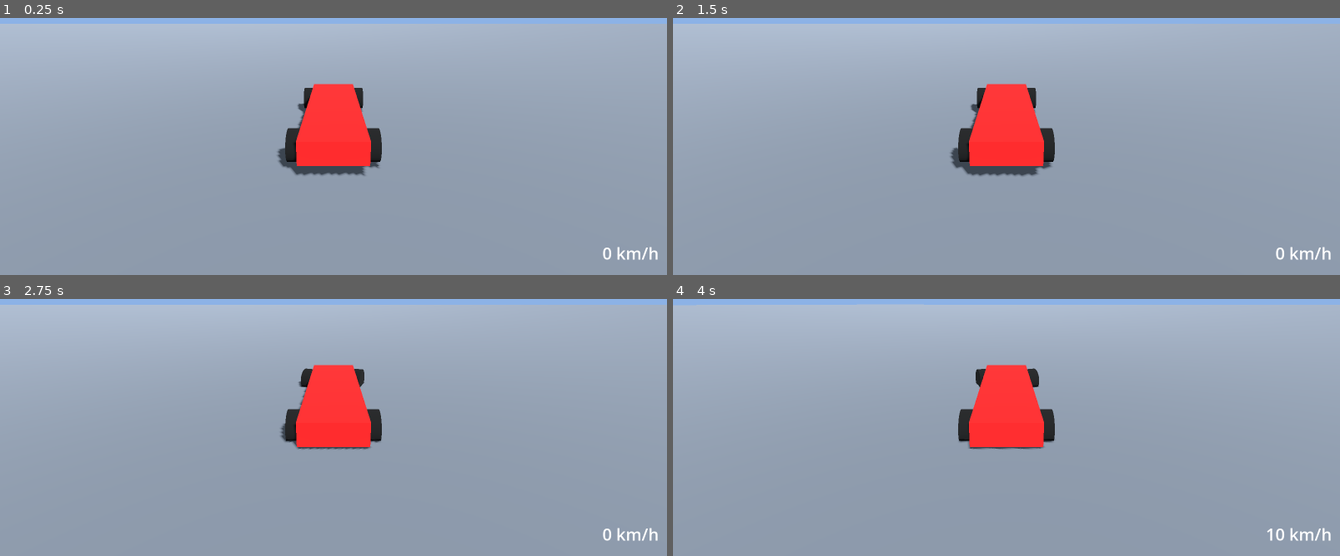
Above: before the commit, frames 1-4 (two rows, left to right).
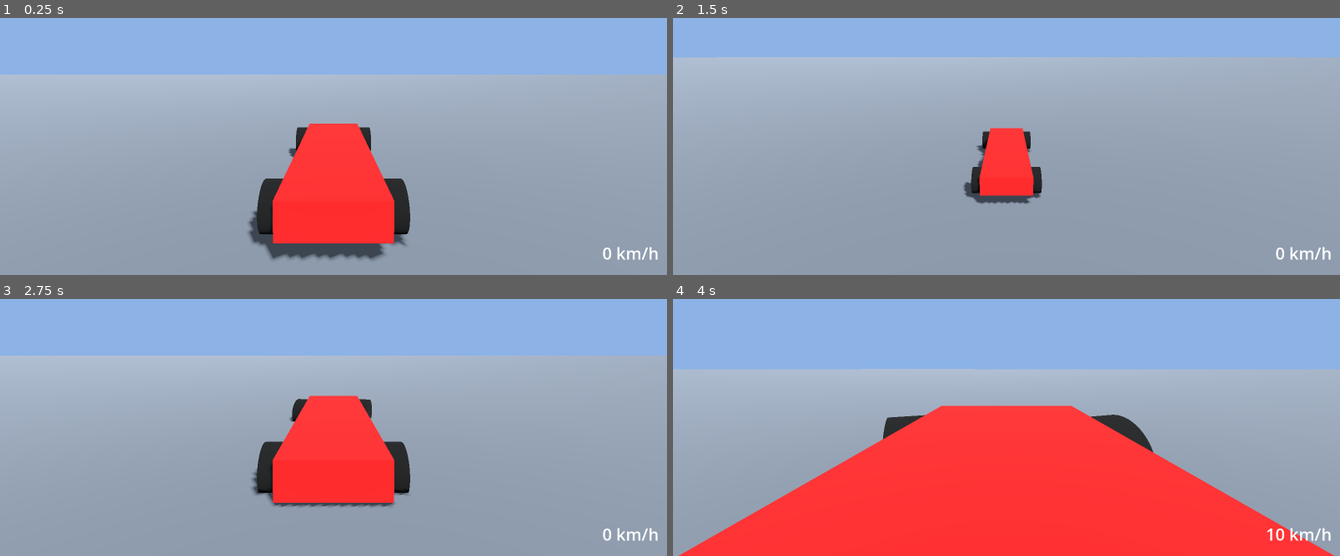
Above: after the commit, the same moments.

Repository: YannickDurindel/fun
Game: Godot game, scene res://scenes/main.tscn
Same seed, same stepped clock (60 frames per second), same inputs: the game is played once before the commit and once after it.
Inputs:
- Up to frame 1 (0.25 s): no input
- Up to frame 2 (1.5 s): tap Enter at 0.5 s; hold Right (steer_right) 0.53-1.28 s; tap 1 (camera_1) at 0.6 s; tap 2 (camera_2) at 0.8, 1.35 s; tap Backspace (respawn) at 1.25 s; hold Down (brake) from 1.28 s (still down)
- Up to frame 3 (2.75 s): tap 3 (camera_3) at 1.55, 2.1 s; tap Backspace (respawn) at 2 s; release Down (brake) at 2.03 s; hold Right (steer_right) from 2.03 s (still down); tap 1 (camera_1) at 2.3 s
- Up to frame 4 (4 s): release Right (steer_right) at 2.78 s; hold Up (accelerate) 2.78-3.53 s; tap 1 (camera_1) at 2.85 s; tap 2 (camera_2) at 3.05, 3.6 s; hold Left (steer_left) from 3.53 s (still down); tap 3 (camera_3) at 3.8 s

The runs differ from the first frame. In frame 1, 29% of the frame differs, in the area x 0-100%, y 2-95%; in frame 2, 17%; in frame 3, 27%; in frame 4, 60%, in the area x 0-100%, y 2-100%.

Commit message:
Chase camera: Trackmania-style Cam 1/2/3 with jitter-free follow
- Cam 1 low chase, Cam 2 high chase, Cam 3 rigid cockpit at local (0, 0.75, 0.2);
  keys 1/2/3 switch instantly (set_mode), --camera=N dev flag.
- Heading follow via closed-form critically damped yaw spring (~0.14 s), blending
  towards the velocity heading as slip grows (wide drift framing); level horizon,
  gentle slope follow, damped height, ground clearance raycast.
- FOV 70 -> 88 deg ease-out up to 500 km/h, slight speed pull-back, optional
  subtle high-speed shake.
- Updates in _process using the engine-interpolated car transform (turns on
  physics interpolation at instancing time) so the car and world are both
  smooth at 30..144 fps with 240 Hz physics; snaps instantly on respawn.
- tests/test_camera.gd: behind/above/distance bounds, FOV vs speed, mode
  offsets, respawn snap with no swoop.

Co-Authored-By: Claude Opus 5.5 <noreply@anthropic.com>

Diff:
--- a/scripts/camera/chase_camera.gd
+++ b/scripts/camera/chase_camera.gd
@@ -1,16 +1,315 @@
 extends Camera3D
-## STUB chase camera. Follows the node at `target_path` (a Car).
-
+## Trackmania-style camera rig for the node at `target_path` (normally a Car).
+##   Mode 1 (key 1): low, close chase cam (default).
+##   Mode 2 (key 2): high, far chase cam.
+##   Mode 3 (key 3): cockpit cam, rigidly attached to the car.
+## Chase modes follow the car's horizontal heading through a critically damped
+## spring, blending towards the velocity heading while the car slides, keep the
+## horizon level, damp height changes and widen the FOV with speed.
+##
+## Jitter-free: physics runs at 240 Hz but rendering at 30..144+ Hz, so a frame
+## sees 0, 1 or 2 physics steps. The camera updates in _process and follows the
+## car's *render-time* transform, which must match what the car mesh is drawn
+## at, otherwise the car shakes on screen. Engine physics interpolation provides
+## exactly that (car mesh and camera target both interpolated between ticks), so
+## by default this camera switches SceneTree.physics_interpolation on (see
+## `enable_physics_interpolation`; ideally also set in project.godot). With it
+## off, the camera tracks the raw physics transform so the car stays steady.
+## All filters are frame-rate independent (closed-form springs / exp decay).
+##
+## Dev flag: --camera=N picks the starting mode (1..3).
+
+enum Mode { CHASE_LOW = 1, CHASE_HIGH = 2, COCKPIT = 3 }
+
+## Car (or any Node3D) to follow. main.tscn sets this; keep the name.
 @export var target_path: NodePath
+@export var mode: Mode = Mode.CHASE_LOW
+## Turns on engine physics interpolation (SceneTree-wide) so the car mesh and the
+## camera are both drawn at the interpolated render-time state. Strongly recommended.
+@export var enable_physics_interpolation: bool = true
+
+@export_group("Chase low (Cam 1)")
+@export var low_distance: float = 5.4      ## metres behind the car origin
+@export var low_height: float = 1.55       ## metres above the car origin
+@export var low_look_height: float = 0.9   ## look-at point height above car origin
+@export var low_look_ahead: float = 7.0    ## look-at point distance ahead of car origin
+
+@export_group("Chase high (Cam 2)")
+@export var high_distance: float = 9.0
+@export var high_height: float = 3.3
+@export var high_look_height: float = 0.8
+@export var high_look_ahead: float = 12.0
+
+@export_group("Cockpit (Cam 3)")
+@export var cockpit_offset: Vector3 = Vector3(0.0, 0.75, 0.2)
+
+@export_group("Follow dynamics")
+## Time constant (s) of the critically damped yaw spring.
+@export var yaw_lag: float = 0.14
+## Time constant (s) of the height spring (bumps / landings).
+@export var height_lag: float = 0.22
+## Time constant (s) of the slope pitch follow.
+@export var pitch_lag: float = 0.35
+## Fraction of the car's pitch (slopes) applied to the boom.
+@export_range(0.0, 1.0) var slope_follow: float = 0.45
+## How far the heading blends towards the velocity direction when sliding (0..1).
+@export_range(0.0, 1.0) var drift_follow: float = 0.75
+## Slip angle (deg) at which the velocity blend starts / is fully applied.
+@export var drift_slip_start_deg: float = 4.0
+@export var drift_slip_full_deg: float = 30.0
+## Extra pull-back (m) at top speed, gives a sense of acceleration.
+@export var speed_pullback: float = 0.6
+
+@export_group("Field of view")
+@export var fov_rest: float = 70.0
+@export var fov_max: float = 88.0
+@export var fov_max_speed_kmh: float = 500.0
+@export var fov_lag: float = 0.25
+@export var cockpit_fov_rest: float = 75.0
+@export var cockpit_fov_max: float = 92.0
+
+@export_group("Shake")
+@export var shake_enabled: bool = true
+## Positional amplitude (m) at shake_full_kmh. Very subtle by design.
+@export var shake_amplitude: float = 0.012
+@export var shake_start_kmh: float = 250.0
+@export var shake_full_kmh: float = 550.0
+
+@export_group("Ground")
+## Minimum clearance above the ground under the camera.
+@export var min_ground_clearance: float = 0.45
 
 var _target: Node3D
 
+# Spring states.
+var _yaw: float = 0.0
+var _yaw_vel: float = 0.0
+var _pivot_y: float = 0.0
+var _pivot_y_vel: float = 0.0
+var _pitch: float = 0.0
+var _pitch_vel: float = 0.0
+var _speed_kmh: float = 0.0
+var _initialized: bool = false
+# After a snap, the engine's interpolated transform can still be the pre-teleport
+# one until a full physics tick has passed, so follow the live transform until then.
+var _live_target_ticks: int = 2
+var _time: float = 0.0
+
+# Ground height under the camera, sampled in _physics_process (safe for the space state).
+var _ground_y: float = -INF
+var _ground_dirty: bool = true
+
+func _init() -> void:
+	# Exported values are not applied yet in _init, so this reads the script default;
+	# it runs while main.tscn is being instanced, i.e. before any of its nodes enter
+	# the tree. Turning interpolation on later (in _ready) leaves already-registered
+	# render instances (e.g. the sun) with broken transforms, a Godot quirk.
+	# Prefer setting physics/common/physics_interpolation=true in project.godot.
+	var tree := Engine.get_main_loop() as SceneTree
+	if enable_physics_interpolation and tree and not tree.physics_interpolation:
+		tree.physics_interpolation = true
+
 func _ready() -> void:
-	_target = get_node_or_null(target_path) as Node3D
-
-func _process(_delta: float) -> void:
-	if _target == null:
+	# This node is moved in _process; never let engine physics interpolation touch it.
+	physics_interpolation_mode = Node.PHYSICS_INTERPOLATION_MODE_OFF
+	for arg: String in OS.get_cmdline_user_args() + OS.get_cmdline_args():
+		if arg.begins_with("--camera="):
+			var n := int(arg.get_slice("=", 1))
+			if n >= 1 and n <= 3:
+				mode = n as Mode
+	set_target(get_node_or_null(target_path) as Node3D)
+
+func set_target(t: Node3D) -> void:
+	if is_instance_valid(_target) and _target.has_signal("respawned") and _target.is_connected("respawned", _on_target_respawned):
+		_target.disconnect("respawned", _on_target_respawned)
+	_target = t
+	if _target and _target.has_signal("respawned"):
+		_target.connect("respawned", _on_target_respawned)
+	snap()
+
+## Switches camera mode instantly (no blend).
+func set_mode(m: int) -> void:
+	mode = clampi(m, 1, 3) as Mode
+	snap()
+
+## Resets all filters so the camera jumps straight to its resting pose.
+func snap() -> void:
+	_initialized = false
+	_live_target_ticks = 2
+	_ground_y = -INF
+	_ground_dirty = true
+	if is_inside_tree() and _target and _target.is_inside_tree():
+		_update(0.0)
+
+func _on_target_respawned() -> void:
+	# A teleport must not be interpolated from the old position (no swoop).
+	_target.reset_physics_interpolation()
+	snap()
+
+func _physics_process(_delta: float) -> void:
+	_live_target_ticks = maxi(_live_target_ticks - 1, 0)
+	if not is_instance_valid(_target):
 		return
-	var t := _target.global_transform
-	global_position = t.origin + t.basis.z * 7.0 + Vector3.UP * 2.5
-	look_at(t.origin + Vector3.UP * 0.8, Vector3.UP)
+	# One ground probe per rendered frame is plenty; cockpit mode does not need it.
+	if _ground_dirty and mode != Mode.COCKPIT:
+		_ground_dirty = false
+		_sample_ground()
+
+func _process(delta: float) -> void:
+	if Input.is_action_just_pressed("camera_1"):
+		set_mode(Mode.CHASE_LOW)
+	elif Input.is_action_just_pressed("camera_2"):
+		set_mode(Mode.CHASE_HIGH)
+	elif Input.is_action_just_pressed("camera_3"):
+		set_mode(Mode.COCKPIT)
+	if not is_instance_valid(_target):
+		return
+	_update(delta)
+	_ground_dirty = true
+
+## Car transform at render time (what the car mesh is drawn at this frame).
+func _target_transform() -> Transform3D:
+	if _live_target_ticks == 0 and get_tree().physics_interpolation and _target.is_physics_interpolated():
+		return _target.get_global_transform_interpolated()
+	return _target.global_transform
+
+func _target_velocity() -> Vector3:
+	if _target is RigidBody3D:
+		return (_target as RigidBody3D).linear_velocity
+	if _target is CharacterBody3D:
+		return (_target as CharacterBody3D).velocity
+	return Vector3.ZERO
+
+func _update(delta: float) -> void:
+	_time += delta
+	var xf := _target_transform()
+	var vel := _target_velocity()
+	var speed_kmh_now: float = vel.length() * 3.6
+	if "speed_kmh" in _target:
+		speed_kmh_now = maxf(float(_target.get("speed_kmh")), 0.0)
+	var flat_fwd := Vector3(-xf.basis.z.x, 0.0, -xf.basis.z.z)
+	# Near-vertical or upside down (walls, loops): hold the current heading instead of
+	# flipping round with the degenerate / reversed flattened forward vector.
+	var hold_yaw := flat_fwd.length_squared() < 0.04 or xf.basis.y.y < 0.0
+	var target_yaw := _yaw if hold_yaw else _heading_yaw(flat_fwd, vel)
+	var target_pitch := _slope_pitch(xf) * slope_follow
+
+	if not _initialized:
+		_yaw = target_yaw
+		_yaw_vel = 0.0
+		_pivot_y = xf.origin.y
+		_pivot_y_vel = 0.0
+		_pitch = target_pitch
+		_pitch_vel = 0.0
+		# Velocity, not speed_kmh: right after respawn speed_kmh is stale until the next tick.
+		_speed_kmh = vel.length() * 3.6
+		_initialized = true
+	elif delta > 0.0:
+		# Yaw: spring on the wrapped angle error (shortest way round).
+		var yaw_goal := _yaw + wrapf(target_yaw - _yaw, -PI, PI)
+		var r := _spring(_yaw, _yaw_vel, yaw_goal, yaw_lag, delta)
+		_yaw = wrapf(r.x, -PI, PI)
+		_yaw_vel = r.y
+		r = _spring(_pivot_y, _pivot_y_vel, xf.origin.y, height_lag, delta)
+		_pivot_y = r.x
+		_pivot_y_vel = r.y
+		r = _spring(_pitch, _pitch_vel, target_pitch, pitch_lag, delta)
+		_pitch = r.x
+		_pitch_vel = r.y
+		_speed_kmh = lerpf(_speed_kmh, speed_kmh_now, 1.0 - exp(-delta / maxf(fov_lag, 1e-3)))
+
+	if mode == Mode.COCKPIT:
+		_update_cockpit(xf)
+	else:
+		_update_chase(xf)
+
+## Heading the chase camera aims for: car heading blended towards velocity heading with slip.
+func _heading_yaw(flat_fwd: Vector3, vel: Vector3) -> float:
+	var fwd_yaw := atan2(-flat_fwd.x, -flat_fwd.z)
+	var flat_vel := Vector3(vel.x, 0.0, vel.z)
+	var spd := flat_vel.length()
+	if spd < 1.0:
+		return fwd_yaw
+	var vel_yaw := atan2(-flat_vel.x, -flat_vel.z)
+	var slip := wrapf(vel_yaw - fwd_yaw, -PI, PI)
+	# Reversing / spinning past 90 deg: stay behind the car rather than swing round.
+	if absf(slip) > PI * 0.5:
+		return fwd_yaw
+	var w := smoothstep(deg_to_rad(drift_slip_start_deg), deg_to_rad(drift_slip_full_deg), absf(slip))
+	w *= smoothstep(2.0, 10.0, spd)
+	if "is_drifting" in _target and bool(_target.get("is_drifting")):
+		w = maxf(w, 0.5 * smoothstep(2.0, 10.0, spd))
+	return fwd_yaw + slip * w * drift_follow
+
+func _slope_pitch(xf: Transform3D) -> float:
+	var fwd := -xf.basis.z
+	return asin(clampf(fwd.y, -1.0, 1.0))
+
+func _update_chase(xf: Transform3D) -> void:
+	var high := mode == Mode.CHASE_HIGH
+	var dist := high_distance if high else low_distance
+	var height := high_height if high else low_height
+	var look_h := high_look_height if high else low_look_height
+	var look_ahead := high_look_ahead if high else low_look_ahead
+	var speed_t := _speed_t()
+	dist += speed_pullback * speed_t
+
+	# Heading basis: yaw around world up, then gentle slope pitch. Horizon stays level.
+	var heading := Basis(Vector3.UP, _yaw) * Basis(Vector3.RIGHT, _pitch)
+	var back := heading.z      # +Z = behind the car
+	var up := heading.y
+	var pivot := Vector3(xf.origin.x, _pivot_y, xf.origin.z)
+
+	var cam_pos := pivot + back * dist + up * height
+	var look_at_pt := pivot - back * look_ahead + up * look_h
+
+	# Never dip under the ground (sampled under the camera in _physics_process).
+	var floor_y := (_ground_y if _ground_y > -INF else xf.origin.y - 2.0) + min_ground_clearance
+	cam_pos.y = maxf(cam_pos.y, floor_y)
+
+	if shake_enabled and shake_amplitude > 0.0:
+		var s := smoothstep(shake_start_kmh, shake_full_kmh, _speed_kmh) * shake_amplitude
+		if s > 0.0:
+			var t := _time
+			cam_pos += Vector3(
+				sin(t * 37.1) * 0.6 + sin(t * 53.7 + 1.3) * 0.4,
+				sin(t * 41.3 + 0.7) * 0.6 + sin(t * 67.9 + 2.1) * 0.4,
+				0.0) * s
+
+	global_transform = Transform3D(Basis.looking_at(look_at_pt - cam_pos, Vector3.UP), cam_pos)
+	fov = lerpf(fov_rest, fov_max, speed_t)
+	near = 0.1
+
+func _update_cockpit(xf: Transform3D) -> void:
+	# Rigidly attached: no lag, inherits pitch and roll.
+	global_transform = Transform3D(xf.basis.orthonormalized(), xf * cockpit_offset)
+	fov = lerpf(cockpit_fov_rest, cockpit_fov_max, _speed_t())
+	near = 0.05
+
+## Ease-out 0..1 speed factor for FOV / pull-back.
+func _speed_t() -> float:
+	var t := clampf(_speed_kmh / maxf(fov_max_speed_kmh, 1.0), 0.0, 1.0)
+	return 1.0 - (1.0 - t) * (1.0 - t)
+
+func _sample_ground() -> void:
+	var space := get_world_3d().direct_space_state if get_world_3d() else null
+	if space == null:
+		return
+	# Start just above the camera / car (whichever is higher), not far above, so
+	# bridges and tunnel roofs overhead are not mistaken for the ground.
+	var top := maxf(global_position.y, _target.global_position.y) + 0.5
+	var from := Vector3(global_position.x, top, global_position.z)
+	var q := PhysicsRayQueryParameters3D.create(from, from + Vector3.DOWN * 60.0)
+	if _target is CollisionObject3D:
+		q.exclude = [(_target as CollisionObject3D).get_rid()]
+	var hit := space.intersect_ray(q)
+	_ground_y = (hit["position"] as Vector3).y if not hit.is_empty() else -INF
+
+## Closed-form critically damped spring step. Returns Vector2(position, velocity).
+## `lag` is the time constant (1/omega); exact for any dt, so frame-rate independent.
+static func _spring(x: float, v: float, goal: float, lag: float, dt: float) -> Vector2:
+	var omega := 1.0 / maxf(lag, 1e-4)
+	var d := x - goal
+	var tmp := (v + omega * d) * dt
+	var e := exp(-omega * dt)
+	return Vector2(goal + (d + tmp) * e, (v - omega * tmp) * e)
--- /dev/null
+++ b/tests/test_camera.gd
@@ -0,0 +1,98 @@
+extends TestCase
+## Chase camera: stays behind / above the car, FOV widens with speed,
+## modes change the offset, respawn snaps instantly.
+
+var _main: Node
+var _car: Car
+var _cam: Camera3D
+
+func _setup() -> void:
+	Bootstrap.autodrive = true
+	_main = spawn("res://scenes/main.tscn")
+	_car = _main.get_node("Car") as Car
+	_cam = _main.get_node("ChaseCamera") as Camera3D
+	_cam.call("set_mode", 1)
+
+func _teardown() -> void:
+	Bootstrap.autodrive = false
+
+func process_frames(n: int) -> void:
+	for i in n:
+		await get_tree().process_frame
+
+## Car->camera vector expressed in car space, flattened onto the ground plane.
+func _behind_dot() -> float:
+	var to_cam := _cam.global_position - _car.global_position
+	to_cam.y = 0.0
+	var back := _car.global_transform.basis.z
+	back.y = 0.0
+	return to_cam.normalized().dot(back.normalized())
+
+func test_follows_behind_and_above() -> void:
+	_setup()
+	for m in [1, 2]:
+		_cam.call("set_mode", m)
+		var min_dot := 1.0
+		var min_y := 100.0
+		var min_d := 1000.0
+		var max_d := 0.0
+		for i in 40:
+			await physics_frames(6)
+			await process_frames(1)
+			min_dot = minf(min_dot, _behind_dot())
+			min_y = minf(min_y, _cam.global_position.y)
+			var d := _cam.global_position.distance_to(_car.global_position)
+			min_d = minf(min_d, d)
+			max_d = maxf(max_d, d)
+		assert_true(min_dot > 0.0, "cam %d not behind the car (min dot %.3f)" % [m, min_dot])
+		assert_true(min_y > 0.3, "cam %d went below ground (y=%.3f)" % [m, min_y])
+		assert_between(min_d, 3.0, 20.0, "cam %d min distance" % m)
+		assert_between(max_d, 3.0, 20.0, "cam %d max distance" % m)
+	assert_true(_car.speed_kmh > 20.0, "car did not accelerate (%.1f km/h)" % _car.speed_kmh)
+	_teardown()
+
+func test_fov_increases_with_speed() -> void:
+	_setup()
+	await process_frames(2)
+	var fov_rest := _cam.fov
+	await physics_frames(480)
+	await process_frames(2)
+	assert_true(_car.speed_kmh > 50.0, "car too slow for FOV test (%.1f km/h)" % _car.speed_kmh)
+	assert_true(_cam.fov > fov_rest + 1.0, "FOV did not widen: rest %.2f, moving %.2f" % [fov_rest, _cam.fov])
+	assert_between(_cam.fov, 60.0, 95.0, "fov")
+	_teardown()
+
+func test_modes_change_offset() -> void:
+	_setup()
+	await physics_frames(30)
+	var offsets: Array[Vector3] = []
+	for m in [1, 2, 3]:
+		_cam.call("set_mode", m)
+		offsets.append(_car.global_transform.affine_inverse() * _cam.global_position)
+	assert_true(offsets[0].distance_to(offsets[1]) > 1.0, "cam 1 and 2 share an offset")
+	assert_true(offsets[1].y > offsets[0].y and offsets[1].z > offsets[0].z, "cam 2 should be higher and further back")
+	assert_true(offsets[2].distance_to(_cam.get("cockpit_offset")) < 0.3, "cockpit offset wrong: %s" % offsets[2])
+	# Cockpit looks straight ahead along the car.
+	var fwd_dot := (-_cam.global_transform.basis.z).dot(-_car.global_transform.basis.z)
+	assert_true(fwd_dot > 0.99, "cockpit not looking forward (%.3f)" % fwd_dot)
+	_teardown()
+
+func test_respawn_snaps() -> void:
+	_setup()
+	await process_frames(2)
+	var rest_offset := _car.global_transform.affine_inverse() * _cam.global_position
+	await physics_frames(600)
+	await process_frames(1)
+	assert_true(_car.global_position.distance_to(_car.spawn_transform.origin) > 20.0, "car did not move away")
+	_car.respawn()
+	await process_frames(1)
+	var offset := _car.global_transform.affine_inverse() * _cam.global_position
+	assert_true(offset.distance_to(rest_offset) < 0.5,
+		"camera did not snap on respawn: %s vs rest %s" % [offset, rest_offset])
+	# ...and it must not swoop back towards the old position on the following frames.
+	for i in 5:
+		await process_frames(1)
+		offset = _car.global_transform.affine_inverse() * _cam.global_position
+		assert_true(offset.distance_to(rest_offset) < 0.75,
+			"camera swooped after respawn (frame %d): %s vs rest %s" % [i, offset, rest_offset])
+	_teardown()
Not shown, added: tests/test_camera.gd.uid
